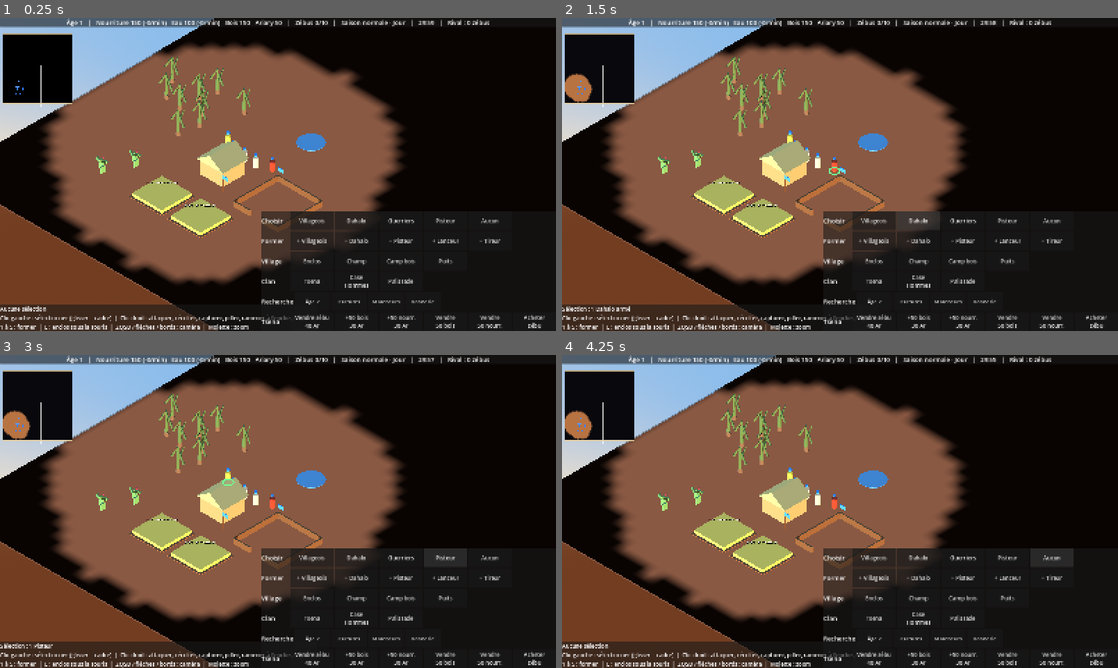
Above: before the commit, frames 1-4 (two rows, left to right).
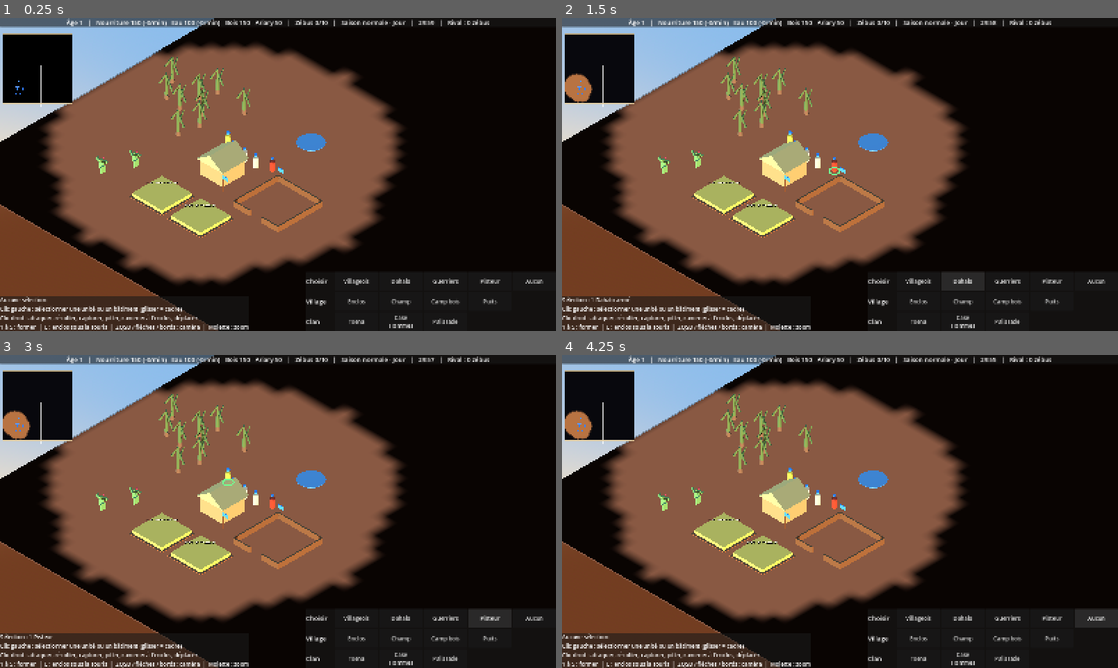
Above: after the commit, the same moments.

Repository: heishandria/dahalo
Game: Godot game, scene res://scenes/main.tscn
Same seed, same stepped clock (60 frames per second), same inputs: the game is played once before the commit and once after it.
Inputs:
- Up to frame 1 (0.25 s): no input
- Up to frame 2 (1.5 s): click "Villageois" at 0.5 s; click "Dahalo" at 1.25 s
- Up to frame 3 (3 s): click "Guerriers" at 2 s; click "Pisteur" at 2.75 s
- Up to frame 4 (4.25 s): click "Aucun" at 3.5 s

The runs differ from the first frame. In frame 1, 6.2% of the frame differs, in the area x 0-98%, y 61-100%; in frame 2, 6.2%; in frame 3, 7.0%; in frame 4, 7.0%, in the area x 0-100%, y 61-100%.

Commit message:
Interface contextuelle : toucher un bâtiment ouvre ses actions et leurs coûts
Panneau du bâtiment sélectionné (formations, recherches, marché du Tsena,
état : formation et recherche en cours, cheptel de l'enclos, solidité de la
palissade). Boutons grisés avec la raison, teintés de rouge si trop cher.
Les lignes permanentes Former, Recherche et Tsena sont retirées.

Co-Authored-By: Claude Opus 5.5 <noreply@anthropic.com>

Diff:
--- a/scenes/buildings/batiment.gd
+++ b/scenes/buildings/batiment.gd
@@ -7,6 +7,8 @@
 var id := 0
 var en_formation := 0   # nombre d'unités en cours de formation
 var en_recherche := ""  # technologie en cours de recherche
+var fins_formation: Array[float] = []   # instants (GameClock) où chaque formation en cours se termine
+var fin_recherche := 0.0                # instant (GameClock) où la recherche en cours se termine
 var mort := false       # bâtiments détruits (palissade) : jamais vrai pour les autres pour l'instant
 
 
@@ -63,8 +65,11 @@
 		var role_tactique := (" – " + data.description) if data.description != "" else ""
 		EventBus.message.emit("Formation en cours : %s (%d s)%s" % [data.nom, int(data.temps_formation), role_tactique])
 	en_formation += 1
+	var fin := GameClock.temps_ecoule + data.temps_formation
+	fins_formation.append(fin)
 	await get_tree().create_timer(data.temps_formation, false).timeout
 	en_formation -= 1
+	fins_formation.erase(fin)
 	if not is_inside_tree() or CommandBus.monde == null:
 		return
 	var a := randf() * TAU
@@ -95,6 +100,7 @@
 		_message("%s : il faut %s." % [nom, ResourceManager.texte_cout(cout)])
 		return
 	en_recherche = tech
+	fin_recherche = GameClock.temps_ecoule + float(def["temps"])
 	_message("Recherche en cours : %s (%d s) – %s" % [nom, int(def["temps"]), def.get("effet", "")])
 	await get_tree().create_timer(float(def["temps"]), false).timeout
 	en_recherche = ""
--- a/systems/selection_manager.gd
+++ b/systems/selection_manager.gd
@@ -2,11 +2,12 @@
 ## Sélection et ordres du joueur, à la souris (PC) ou au doigt (mobile / navigateur).
 ##
 ## Souris (façon Age of Empires) :
-##  - clic gauche : sélectionner une unité (Maj = ajouter) ; glisser = cadre de sélection
+##  - clic gauche : sélectionner une unité (Maj = ajouter) ou un de ses bâtiments ; glisser = cadre de sélection
 ##  - clic droit : ordre contextuel (récolter, capturer un zébu, ramener à l'enclos, déplacer)
 ##  - touches : 1/2/3 former, E construire un enclos sous la souris, Échap désélectionner
 ## Tactile :
 ##  - toucher une de ses unités : la sélectionner
+##  - toucher un de ses bâtiments sans unité sélectionnée : le sélectionner (actions dans le HUD)
 ##  - toucher autre chose avec une sélection : ordre contextuel
 ##  - glisser un doigt : déplacer la caméra ; pincer : zoomer
 ##  - boutons du HUD : sélection par type, formation, construction
@@ -14,6 +15,7 @@
 
 signal selection_changee(unites: Array)
 signal mode_construction_change(type_batiment: String)
+signal batiment_change(batiment)
 
 const SEUIL_CADRE := 6.0
 const SEUIL_GLISSER := 14.0
@@ -26,6 +28,8 @@
 
 var selection: Array = []
 var mode_construction := ""     # "" ou un type de bâtiment : le prochain clic / toucher le pose
+var batiment_selectionne = null # bâtiment du joueur sélectionné (jamais en même temps que des unités)
+var _anneau_batiment: MeshInstance3D
 
 # Souris
 var _debut := Vector2.ZERO
@@ -135,8 +139,12 @@
 	selection_changee.emit(selection)
 
 
+## Forme dans le bâtiment sélectionné s'il le peut, sinon dans le premier bâtiment adapté (raccourcis clavier).
 func former(role: String) -> void:
-	for b in get_tree().get_nodes_in_group("batiments_%d" % GameRules.PLAYER):
+	var candidats: Array = get_tree().get_nodes_in_group("batiments_%d" % GameRules.PLAYER)
+	if _batiment_valide(batiment_selectionne):
+		candidats.push_front(batiment_selectionne)
+	for b in candidats:
 		if b.has_method("peut_former") and b.peut_former(role):
 			CommandBus.emettre({"type": "former", "faction": GameRules.PLAYER, "batiment": b.id, "unite": role})
 			return
@@ -208,9 +216,62 @@
 	selection_changee.emit(selection)
 
 
-## Retire les unités disparues (appelé par le HUD).
+## Retire les unités disparues et le bâtiment détruit (appelé par le HUD).
 func nettoyer() -> void:
 	selection = selection.filter(func(u) -> bool: return is_instance_valid(u))
+	if batiment_selectionne != null and not _batiment_valide(batiment_selectionne):
+		selectionner_batiment(null)
+
+
+## Sélectionne un bâtiment du joueur (null : aucun). Désélectionne les unités.
+func selectionner_batiment(b) -> void:
+	if b != null:
+		_vider_unites()
+		selection_changee.emit(selection)
+	if b == batiment_selectionne:
+		return
+	batiment_selectionne = b
+	_maj_anneau_batiment()
+	batiment_change.emit(b)
+
+
+func _batiment_valide(b) -> bool:
+	return b != null and is_instance_valid(b) and not b.is_queued_for_deletion() and not b.mort
+
+
+## Bâtiment du joueur sous le point écran, sinon null.
+func _batiment_sous(pos: Vector2):
+	var hit := _raycast(pos, MASQUE_INTERACTIFS)
+	if hit.is_empty():
+		return null
+	var c = hit.collider
+	if c is Batiment and c.faction == GameRules.PLAYER and _batiment_valide(c):
+		return c
+	return null
+
+
+## Anneau doré autour du bâtiment sélectionné (dessiné par-dessus le décor).
+func _maj_anneau_batiment() -> void:
+	if _anneau_batiment == null:
+		_anneau_batiment = MeshInstance3D.new()
+		var mat := StandardMaterial3D.new()
+		mat.shading_mode = BaseMaterial3D.SHADING_MODE_UNSHADED
+		mat.no_depth_test = true
+		mat.albedo_color = COULEUR_CADRE
+		_anneau_batiment.material_override = mat
+		_anneau_batiment.cast_shadow = GeometryInstance3D.SHADOW_CASTING_SETTING_OFF
+		get_tree().current_scene.add_child(_anneau_batiment)
+	var b = batiment_selectionne
+	_anneau_batiment.visible = b != null
+	if b == null:
+		return
+	var e: Vector2 = GameRules.EMPRISES.get(b.type_batiment, Vector2(3, 3))
+	var rayon := maxf(e.x, e.y) * 0.5 + 0.6
+	var tore := TorusMesh.new()
+	tore.inner_radius = rayon
+	tore.outer_radius = rayon + 0.25
+	_anneau_batiment.mesh = tore
+	_anneau_batiment.global_position = Vector3(b.global_position.x, 0.1, b.global_position.z)
 
 
 # --- Tactile ---
@@ -272,7 +333,9 @@
 		_vider()
 		_ajouter(a_moi)
 		selection_changee.emit(selection)
-	elif not selection.is_empty():
+	elif selection.is_empty():
+		selectionner_batiment(_batiment_sous(pos))   # toucher ailleurs : désélectionne
+	else:
 		_ordre(pos)
 
 
@@ -298,6 +361,11 @@
 	var a_moi = _unite_sous(pos, func(u) -> bool: return u is Unite and u.faction == GameRules.PLAYER)
 	if a_moi != null:
 		_ajouter(a_moi)
+	elif not ajouter:
+		var b = _batiment_sous(pos)
+		if b != null:
+			selectionner_batiment(b)
+			return
 	selection_changee.emit(selection)
 
 
@@ -312,6 +380,7 @@
 
 
 func _ajouter(u) -> void:
+	selectionner_batiment(null)
 	if u in selection:
 		return
 	selection.append(u)
@@ -319,6 +388,11 @@
 
 
 func _vider() -> void:
+	selectionner_batiment(null)
+	_vider_unites()
+
+
+func _vider_unites() -> void:
 	for u in selection:
 		if is_instance_valid(u):
 			u.set_selectionne(false)
--- a/ui/hud.gd
+++ b/ui/hud.gd
@@ -1,14 +1,22 @@
 extends CanvasLayer
 ## HUD (GDD §9) : bandeau des ressources en haut, sélection en bas à gauche,
 ## boutons d'action en bas à droite (indispensables en tactile), messages, fin de partie.
+## Bâtiment sélectionné : panneau contextuel (état, formations, recherches, commerce, avec leurs coûts).
+## Spec : docs/specs/interface.md
 ## Construit en code pour le prototype ; à remplacer par une scène UI dessinée plus tard.
 
 @onready var selection_mgr = $Selection
 
 const TAILLE_BOUTON := Vector2(124, 54)
-const AIDE_PC := "Clic gauche : sélectionner (glisser = cadre)  |  Clic droit : attaquer, récolter, capturer, piller, ramener à l'enclos, déplacer\n" \
+const AIDE_PC := "Clic gauche : sélectionner une unité ou un bâtiment (glisser = cadre)\n" \
+		+ "Clic droit : attaquer, récolter, capturer, piller, ramener à l'enclos, déplacer\n" \
 		+ "1 à 5 : former  |  E : enclos sous la souris  |  ZQSD / flèches / bords : caméra  |  Molette : zoom"
-const AIDE_TACTILE := "Touchez une unité puis une cible (ennemi, ressource, zébu, enclos, sol)  |  Glisser : caméra  |  Pincer : zoom"
+const AIDE_TACTILE := "Touchez une unité, puis sa cible (ennemi, ressource, zébu, enclos, sol)\n" \
+		+ "Sans sélection, touchez un bâtiment : ses actions\n" \
+		+ "Glisser : caméra  |  Pincer : zoom"
+const ACTIONS_TSENA := ["vendre_zebu", "acheter_bois", "acheter_nourriture", "vendre_bois", "vendre_nourriture", "acheter_zebu"]
+const NOMS_COURTS := {"nourriture": "nourr.", "bois": "bois", "eau": "eau", "ariary": "Ar"}
+const COULEUR_TROP_CHER := Color(1.0, 0.62, 0.55)
 
 var _barre: Label
 var _info: Label
@@ -16,8 +24,12 @@
 var _actions: PanelContainer
 var _mini_carte: Control
 var _boutons_construction := {}   # type_batiment -> Button
-var _bouton_vente: Button
-var _ligne_recherche: HBoxContainer
+# Panneau contextuel du bâtiment sélectionné
+var _contexte: VBoxContainer
+var _contexte_titre: Label
+var _contexte_etat: Label
+var _contexte_boutons: VBoxContainer
+var _boutons_dynamiques: Array = []   # [Button, Callable] : le Callable renvoie {texte, actif, payable}
 var _fin: PanelContainer
 var _fin_texte: Label
 var _duree_message := 0.0
@@ -31,11 +43,13 @@
 	EventBus.partie_terminee.connect(_on_fin)
 	selection_mgr.mode_construction_change.connect(_on_mode_construction)
 	EventBus.technologies_changees.connect(_on_technologies_changees)
+	selection_mgr.batiment_change.connect(_on_batiment_change)
 
 
 func _process(delta: float) -> void:
 	_maj_barre()
 	_maj_selection()
+	_maj_contexte()
 	if _duree_message > 0.0:
 		_duree_message -= delta
 		_message.modulate.a = clampf(_duree_message, 0.0, 1.0)
@@ -69,13 +83,16 @@
 		ResourceManager.nb_zebus(GameRules.AI),
 		alerte,
 	]
-	_bouton_vente.text = "Vendre zébu\n%d Ar" % int(GameRules.prix_zebu_actuel(false, f))
 
 
 func _maj_selection() -> void:
 	selection_mgr.nettoyer()
 	var aide := AIDE_TACTILE if _tactile else AIDE_PC
 	var sel: Array = selection_mgr.selection
+	var b = selection_mgr.batiment_selectionne
+	if b != null:
+		_info.text = "Bâtiment : %s\n%s" % [_nom_batiment(b.type_batiment), aide]
+		return
 	if sel.is_empty():
 		_info.text = "Aucune sélection\n" + aide
 		return
@@ -101,32 +118,172 @@
 
 func _on_technologies_changees(faction: int) -> void:
 	if faction == GameRules.PLAYER:
-		_maj_ligne_recherche()
-
-
-## Ligne « Recherche » : uniquement ce qui est accessible à l'âge actuel (et le passage à l'âge suivant).
-func _maj_ligne_recherche() -> void:
-	for i in range(_ligne_recherche.get_child_count() - 1, 0, -1):
-		_ligne_recherche.get_child(i).queue_free()
+		_remplir_contexte()
+
+
+func _on_batiment_change(_batiment) -> void:
+	_remplir_contexte()
+
+
+# --- Panneau contextuel du bâtiment sélectionné ---
+
+## Recrée les boutons du bâtiment sélectionné (au changement de bâtiment ou de technologies).
+func _remplir_contexte() -> void:
+	for c in _contexte_boutons.get_children():
+		_contexte_boutons.remove_child(c)
+		c.queue_free()
+	_boutons_dynamiques.clear()
+	var b = selection_mgr.batiment_selectionne
+	_contexte.visible = b != null
+	if b == null:
+		return
+	_contexte_titre.text = _nom_batiment(b.type_batiment)
+	var roles: Array = GameRules.FORMATIONS.get(b.type_batiment, [])
+	if not roles.is_empty():
+		var ligne := _ligne_contexte("Former")
+		for role in roles:
+			var data: UnitData = CommandBus.monde.donnees_unite(role)
+			_bouton_contexte(ligne, selection_mgr.former.bind(role), _etat_formation.bind(role), data.description)
+	if b.type_batiment == "tsena":
+		var ligne := _ligne_contexte("Marché")
+		for action in ACTIONS_TSENA:
+			_bouton_contexte(ligne, selection_mgr.commercer.bind(action), _etat_commerce.bind(action), "")
+	var ligne_recherche: HBoxContainer = null
+	for tech in GameRules.TECHNOLOGIES:
+		var def: Dictionary = GameRules.TECHNOLOGIES[tech]
+		if def["batiment"] != b.type_batiment or not ResourceManager.technologie_accessible(GameRules.PLAYER, tech):
+			continue
+		if ligne_recherche == null:
+			ligne_recherche = _ligne_contexte("Recherche")
+		var infobulle := "%s : %s (%d s)" % [def["nom"], def["effet"], int(def["temps"])]
+		_bouton_contexte(ligne_recherche, selection_mgr.rechercher.bind(tech), _etat_recherche.bind(tech), infobulle)
+	_maj_contexte()
+
+
+## Met à jour l'état et les boutons (textes, prix, disponibilité) à chaque image.
+func _maj_contexte() -> void:
+	var b = selection_mgr.batiment_selectionne
+	if b == null:
+		if _contexte.visible:
+			_remplir_contexte()
+		return
+	_contexte_etat.text = _texte_etat(b)
+	_contexte_etat.visible = _contexte_etat.text != ""
+	for entree in _boutons_dynamiques:
+		var bouton: Button = entree[0]
+		var etat: Dictionary = entree[1].call()
+		bouton.text = etat["texte"]
+		bouton.disabled = not etat["actif"]
+		bouton.modulate = Color.WHITE if etat.get("payable", true) else COULEUR_TROP_CHER
+
+
+func _texte_etat(b) -> String:
 	var f := GameRules.PLAYER
-	for tech in GameRules.TECHNOLOGIES:
-		if not ResourceManager.technologie_accessible(f, tech):
-			continue
-		var def: Dictionary = GameRules.TECHNOLOGIES[tech]
-		var b := Button.new()
-		b.text = String(def["court"])
-		b.custom_minimum_size = Vector2(TAILLE_BOUTON.x * 0.82, TAILLE_BOUTON.y)
-		b.add_theme_font_size_override("font_size", 15)
-		b.focus_mode = Control.FOCUS_NONE
-		var batiment: String = GameRules.NOMS_BATIMENTS.get(def["batiment"], def["batiment"])
-		b.tooltip_text = "%s : %s (%s, %s, %d s)" % [def["nom"], def["effet"], ResourceManager.texte_cout(def["cout"]),
-				batiment, int(def["temps"])]
-		b.pressed.connect(_lancer_recherche.bind(tech))
-		_ligne_recherche.add_child(b)
-
-
-func _lancer_recherche(tech: String) -> void:
-	selection_mgr.rechercher(tech)
+	var lignes := PackedStringArray()
+	match b.type_batiment:
+		"case_centrale":
+			lignes.append("Dépôt de toutes les ressources")
+		"camp_bois":
+			lignes.append("Dépôt de bois : les villageois y déposent le bois coupé")
+		"enclos":
+			var ici := 0
+			for z in get_tree().get_nodes_in_group("zebus"):
+				if z.enclos == b and z.etat == Zebu.Etat.ENCLOS:
+					ici += 1
+			lignes.append("Zébus dans cet enclos : %d   |   Cheptel : %d / %d" % [ici, ResourceManager.nb_zebus(f),
+					ResourceManager.capacite_zebus(f)])
+		"palissade":
+			lignes.append("Solidité : %d / %d" % [int(b.pv), int(GameRules.PALISSADE_PV)])
+	if b.en_formation > 0:
+		var prochaine := INF
+		for fin in b.fins_formation:
+			prochaine = minf(prochaine, fin)
+		lignes.append("Formation : %d en cours (prochaine dans %d s)" % [b.en_formation,
+				maxi(0, ceili(prochaine - GameClock.temps_ecoule))])
+	if b.en_recherche != "":
+		var def: Dictionary = GameRules.TECHNOLOGIES[b.en_recherche]
+		lignes.append("Recherche : %s (%d s)" % [def["nom"], maxi(0, ceili(b.fin_recherche - GameClock.temps_ecoule))])
+	return "\n".join(lignes)
+
+
+func _etat_formation(role: String) -> Dictionary:
+	var f := GameRules.PLAYER
+	var data: UnitData = CommandBus.monde.donnees_unite(role)
+	var texte := "+ %s\n" % data.nom
+	if ResourceManager.age(f) < data.age_requis:
+		return {"texte": texte + "Âge %d" % data.age_requis, "actif": false}
+	if data.requiert != "" and not CommandBus.monde.possede(f, data.requiert):
+		return {"texte": texte + "Il faut un %s" % _nom_batiment(data.requiert), "actif": false}
+	return {"texte": texte + _cout_court(data.cout), "actif": true, "payable": ResourceManager.peut_payer(f, data.cout)}
+
+
+func _etat_recherche(tech: String) -> Dictionary:
+	var f := GameRules.PLAYER
+	var def: Dictionary = GameRules.TECHNOLOGIES[tech]
+	var texte := String(def["court"]) + "\n"
+	var b = selection_mgr.batiment_selectionne
+	var occupe: String = b.en_recherche if b != null else ""
+	if occupe == tech:
+		return {"texte": texte + "en cours…", "actif": false}
+	var cout: Dictionary = def["cout"]
+	# Une seule recherche à la fois par bâtiment.
+	return {"texte": texte + _cout_court(cout), "actif": occupe == "", "payable": ResourceManager.peut_payer(f, cout)}
+
+
+func _etat_commerce(action: String) -> Dictionary:
+	var f := GameRules.PLAYER
+	var ariary := ResourceManager.quantite(f, "ariary")
+	match action:
+		"vendre_zebu":
+			return {"texte": "Vendre zébu\n+%d Ar" % int(GameRules.prix_zebu_actuel(false, f)), "actif": true,
+					"payable": ResourceManager.nb_zebus(f) > 0}
+		"acheter_bois", "acheter_nourriture":
+			var r := action.trim_prefix("acheter_")
+			var offre: Dictionary = GameRules.ACHATS[r]
+			var prix := GameRules.prix_achat(f, float(offre["prix"]))
+			return {"texte": "+%d %s\n%d Ar" % [int(offre["quantite"]), NOMS_COURTS[r], int(prix)], "actif": true,
+					"payable": ariary >= prix}
+		"vendre_bois", "vendre_nourriture":
+			var r := action.trim_prefix("vendre_")
+			var offre: Dictionary = GameRules.VENTES[r]
+			var prix := GameRules.prix_vente_surplus(f, float(offre["prix"]))
+			return {"texte": "Vendre %d %s\n+%d Ar" % [int(offre["quantite"]), NOMS_COURTS[r], int(prix)], "actif": true,
+					"payable": ResourceManager.quantite(f, r) >= float(offre["quantite"])}
+		"acheter_zebu":
+			if not ResourceManager.a_technologie(f, "maitres_tsena"):
+				return {"texte": "Acheter zébu\nMaîtres du Tsena", "actif": false}
+			return {"texte": "Acheter zébu\n%d Ar" % int(GameRules.PRIX_ZEBU_REPRODUCTEUR), "actif": true,
+					"payable": ariary >= GameRules.PRIX_ZEBU_REPRODUCTEUR and ResourceManager.a_place(f)}
+	return {"texte": action, "actif": false}
+
+
+## « 100 nourr. 50 bois 40 Ar » : tient sur la 2e ligne d'un bouton.
+func _cout_court(cout: Dictionary) -> String:
+	var parties := PackedStringArray()
+	for r in cout:
+		parties.append("%d %s" % [int(cout[r]), NOMS_COURTS.get(r, r)])
+	return " ".join(parties)
+
+
+func _nom_batiment(type_batiment: String) -> String:
+	return GameRules.NOMS_BATIMENTS.get(type_batiment, type_batiment)
+
+
+func _ligne_contexte(titre: String) -> HBoxContainer:
+	var ligne := _ligne_boutons(titre, [])
+	_contexte_boutons.add_child(ligne)
+	return ligne
+
+
+func _bouton_contexte(ligne: HBoxContainer, action: Callable, etat: Callable, infobulle: String) -> void:
+	var b := Button.new()
+	b.custom_minimum_size = TAILLE_BOUTON
+	b.add_theme_font_size_override("font_size", 15)
+	b.focus_mode = Control.FOCUS_NONE
+	b.tooltip_text = infobulle
+	b.pressed.connect(action)
+	ligne.add_child(b)
+	_boutons_dynamiques.append([b, etat])
 
 
 func _on_mode_construction(type_batiment: String) -> void:
@@ -186,6 +343,19 @@
 	_actions.grow_vertical = Control.GROW_DIRECTION_BEGIN
 	var lignes := VBoxContainer.new()
 	_actions.add_child(lignes)
+	_contexte = VBoxContainer.new()
+	_contexte.visible = false
+	lignes.add_child(_contexte)
+	_contexte_titre = Label.new()
+	_contexte_titre.add_theme_font_size_override("font_size", 20)
+	_contexte_titre.add_theme_color_override("font_color", Color(1.0, 0.85, 0.4))
+	_contexte.add_child(_contexte_titre)
+	_contexte_etat = Label.new()
+	_contexte_etat.add_theme_font_size_override("font_size", 15)
+	_contexte.add_child(_contexte_etat)
+	_contexte_boutons = VBoxContainer.new()
+	_contexte.add_child(_contexte_boutons)
+	_contexte.add_child(HSeparator.new())
 	lignes.add_child(_ligne_boutons("Choisir", [
 		["Villageois", selection_mgr.selectionner_type.bind("villageois")],
 		["Dahalo", selection_mgr.selectionner_type.bind("dahalo")],
@@ -193,30 +363,10 @@
 		["Pisteur", selection_mgr.selectionner_type.bind("pisteur")],
 		["Aucun", selection_mgr.annuler],
 	]))
-	lignes.add_child(_ligne_boutons("Former", [
-		["+ Villageois", selection_mgr.former.bind("villageois")],
-		["+ Dahalo", selection_mgr.former.bind("dahalo")],
-		["+ Pisteur", selection_mgr.former.bind("pisteur")],
-		["+ Lanceur", selection_mgr.former.bind("lanceur")],
-		["+ Tireur", selection_mgr.former.bind("tireur")],
-	]))
 	_ajouter_ligne_construction(lignes, "Village", [["enclos", "Enclos"], ["champ", "Champ"],
 			["camp_bois", "Camp bois"], ["puits", "Puits"]])
 	_ajouter_ligne_construction(lignes, "Clan", [["tsena", "Tsena"],
 			["case_hommes", "Case\nHommes"], ["palissade", "Palissade"]])
-	_ligne_recherche = _ligne_boutons("Recherche", [])
-	lignes.add_child(_ligne_recherche)
-	_maj_ligne_recherche()
-	var ligne_tsena := _ligne_boutons("Tsena", [
-		["Vendre zébu", selection_mgr.commercer.bind("vendre_zebu")],
-		["+50 bois\n30 Ar", selection_mgr.commercer.bind("acheter_bois")],
-		["+50 nourr.\n30 Ar", selection_mgr.commercer.bind("acheter_nourriture")],
-		["Vendre\n50 bois", selection_mgr.commercer.bind("vendre_bois")],
-		["Vendre\n50 nourr.", selection_mgr.commercer.bind("vendre_nourriture")],
-		["Acheter\nzébu", selection_mgr.commercer.bind("acheter_zebu")],
-	])
-	lignes.add_child(ligne_tsena)
-	_bouton_vente = ligne_tsena.get_child(1)
 
 	# Messages d'alerte
 	_message = Label.new()
Not shown, changed: docs/passation.md
Not shown, changed: docs/specs/ages.md
Not shown, changed: docs/specs/combat.md
Not shown, changed: docs/specs/defense.md
Not shown, changed: docs/specs/interface.md
